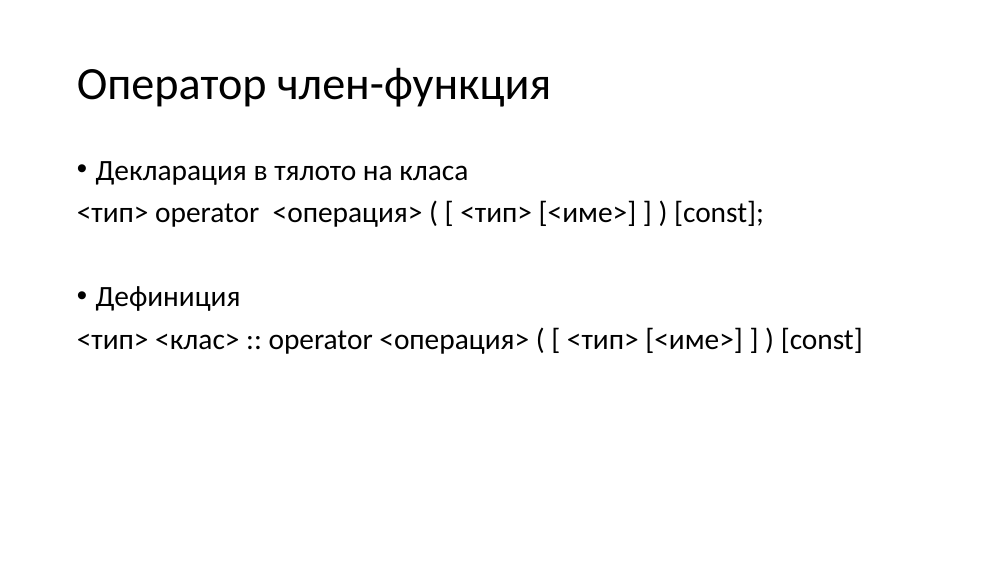
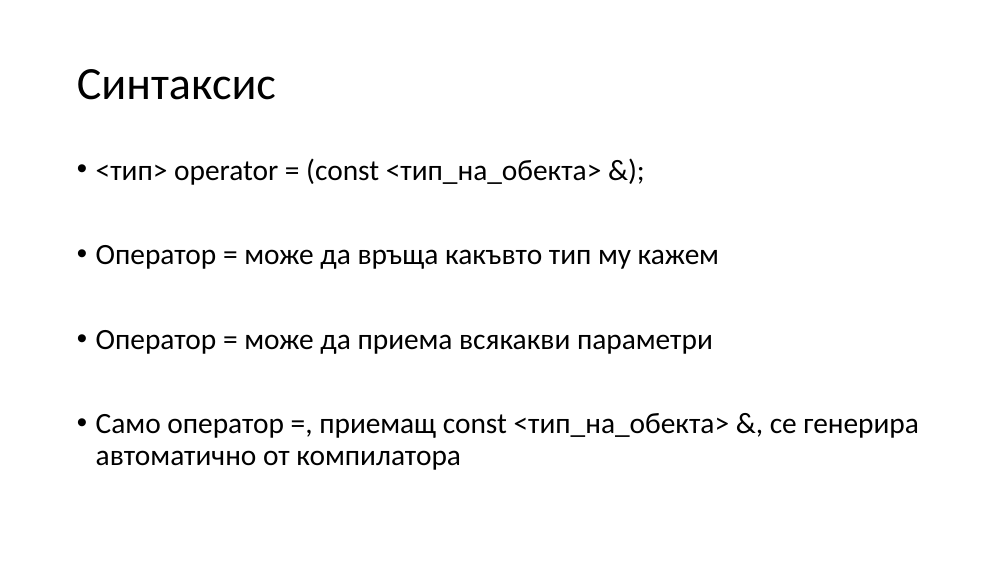
Before and after one commit to Mapmo/Uni-CPP, a slide deck: slide 46 of Object-Oriented Programming/Consultation 2/Consultation2.pptx (slide 16 before the commit). Drawn at 1008x567 pixels with LibreOffice and Linux fonts; fonts in the diff are those of the drawing. Boxes give left, top, right and bottom in pixels: in the first picture for what was removed or moved away, otherwise in the second. Text is boxed around its words. In the diff, an @@ line names an element or a change of style, - is before the commit and + after.

```diff
--- a/Object-Oriented Programming/Consultation 2/Consultation2.pptx
+++ b/Object-Oriented Programming/Consultation 2/Consultation2.pptx
@@ title at bbox=[77, 69, 276, 100]: text changed @@
-Оператор член-функция
+Синтаксис
@@ text at bbox=[96, 158, 919, 470]: text changed @@
-• Декларация в тялото на класа
-<тип> operator <операция> ( [ <тип> [<име>] ] ) [const];
-• Дефиниция
-<тип> <клас> :: operator <операция> ( [ <тип> [<име>] ] ) [const]
+• <тип> operator = (const <тип_на_обекта> &);
+• Оператор = може да връща какъвто тип му кажем
+• Оператор = може да приема всякакви параметри
+• Само оператор =, приемащ const <тип_на_обекта> &, се генерира автоматично от компилатора
```
Also in this commit, not shown: 10 other slides changed, 73 slides added, 74 slides removed, 4 other files.
